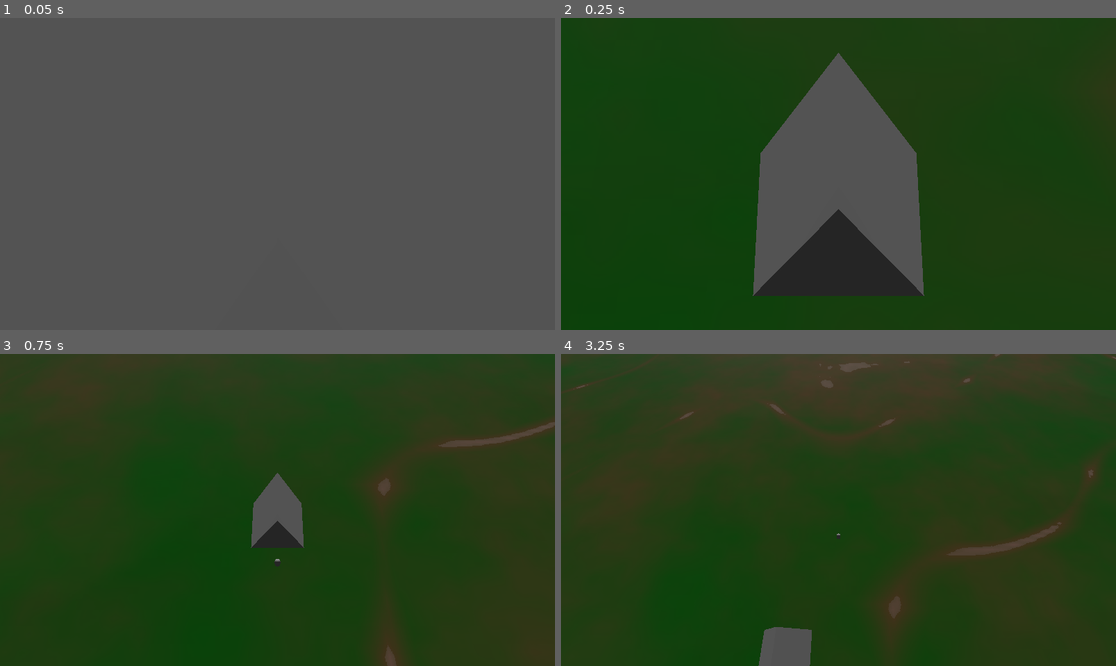
Above: before the commit, frames 1-4 (two rows, left to right).
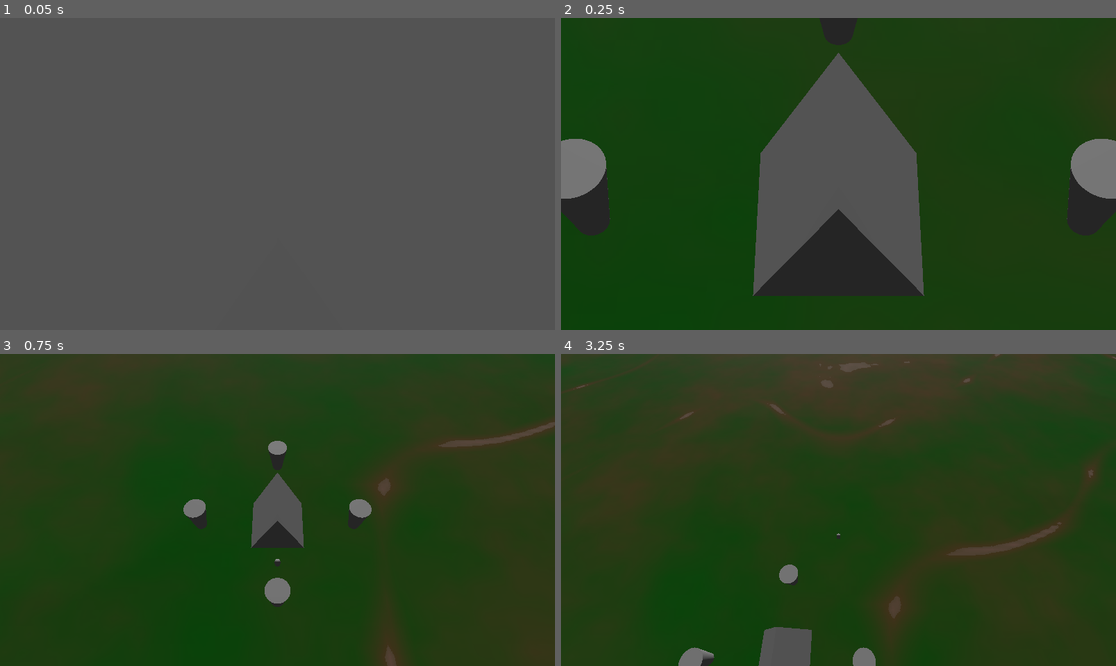
Above: after the commit, the same moments.

Repository: AngryCyboot/LD55
Game: Godot game, scene res://Scenes/Main.tscn
Same seed, same stepped clock (60 frames per second), same inputs: the game is played once before the commit and once after it.
Inputs (mouse positions are in pixels of both pictures, inside the frame that each line leads up to):
- Up to frame 1 (0.05 s): no input
- Up to frame 2 (0.25 s): no input
- Up to frame 3 (0.75 s): tap Enter (ui_accept) at 0.5 s; move the mouse to (399, 494) at 0.52 s; hold D (East) from 0.53 s (still down); hold Shift (Dash) from 0.53 s (still down); click (399, 494) at 0.67 s
- Up to frame 4 (3.25 s): tap Enter (ui_accept) at 0.77, 1.52, 3.02 s; move the mouse to (727, 525) at 1.27 s; release D (East) at 1.28 s; release Shift (Dash) at 1.28 s; hold S (South) 1.28-2.03 s; tap F at 1.35 s; move the mouse to (894, 441) at 2.02 s; hold D (East) 2.03-2.78 s; tap Space at 2.1 s; move the mouse to (810, 572) at 2.77 s; hold W (North) from 2.78 s (still down); tap Shift (Dash) at 2.85 s; click (810, 572) at 2.92 s

Frame 1 is identical in both runs. In frame 2, 3.8% of the frame differs, in the area x 0-100%, y 38-70%; in frame 3, 1.0%; in frame 4, 0.7%.

Commit message:
Add totem to village

Diff:
--- /dev/null
+++ b/Scenes/Totem.tscn
@@ -0,0 +1,32 @@
+[gd_scene load_steps=4 format=3 uid="uid://dgjwrwtls2s8l"]
+
+[sub_resource type="CylinderMesh" id="CylinderMesh_ske0b"]
+top_radius = 2.0
+bottom_radius = 1.0
+height = 6.0
+
+[sub_resource type="CylinderShape3D" id="CylinderShape3D_bhwoa"]
+height = 6.0
+radius = 2.0
+
+[sub_resource type="CylinderShape3D" id="CylinderShape3D_n28a1"]
+height = 6.0
+radius = 6.0
+
+[node name="Totem" type="MeshInstance3D" groups=["Totem"]]
+transform = Transform3D(1, 0, 0, 0, 1, 0, 0, 0, 1, 15, 3, 0)
+mesh = SubResource("CylinderMesh_ske0b")
+
+[node name="Collision" type="StaticBody3D" parent="."]
+collision_layer = 8
+collision_mask = 35
+
+[node name="CollisionShape3D" type="CollisionShape3D" parent="Collision"]
+shape = SubResource("CylinderShape3D_bhwoa")
+
+[node name="DamageArea" type="Area3D" parent="."]
+collision_layer = 8
+collision_mask = 35
+
+[node name="CollisionShape3D" type="CollisionShape3D" parent="DamageArea"]
+shape = SubResource("CylinderShape3D_n28a1")
--- a/Scenes/Village.tscn
+++ b/Scenes/Village.tscn
@@ -1,4 +1,6 @@
-[gd_scene load_steps=3 format=3 uid="uid://dykunhocgt6mr"]
+[gd_scene load_steps=4 format=3 uid="uid://dykunhocgt6mr"]
+
+[ext_resource type="PackedScene" uid="uid://dgjwrwtls2s8l" path="res://Scenes/Totem.tscn" id="1_fdyty"]
 
 [sub_resource type="PrismMesh" id="PrismMesh_tf6to"]
 size = Vector3(20, 20, 10)
@@ -17,3 +19,14 @@
 
 [node name="CollisionShape3D" type="CollisionShape3D" parent="StaticBody3D"]
 shape = SubResource("CylinderShape3D_bqpsl")
+
+[node name="Totem" parent="." instance=ExtResource("1_fdyty")]
+
+[node name="Totem2" parent="." instance=ExtResource("1_fdyty")]
+transform = Transform3D(1, 0, 0, 0, 1, 0, 0, 0, 1, -15, 3, 0)
+
+[node name="Totem3" parent="." instance=ExtResource("1_fdyty")]
+transform = Transform3D(1, 0, 0, 0, 1, 0, 0, 0, 1, 0, 3, 15)
+
+[node name="Totem4" parent="." instance=ExtResource("1_fdyty")]
+transform = Transform3D(1, 0, 0, 0, 1, 0, 0, 0, 1, 0, 3, -15)
